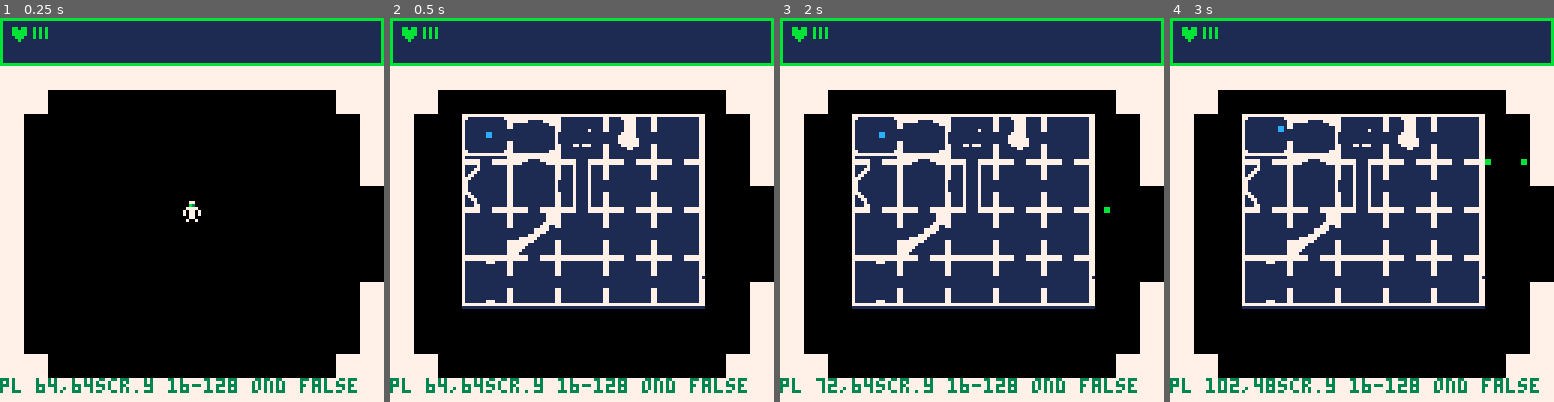
Above: before the commit, frames 1-4 (left to right).
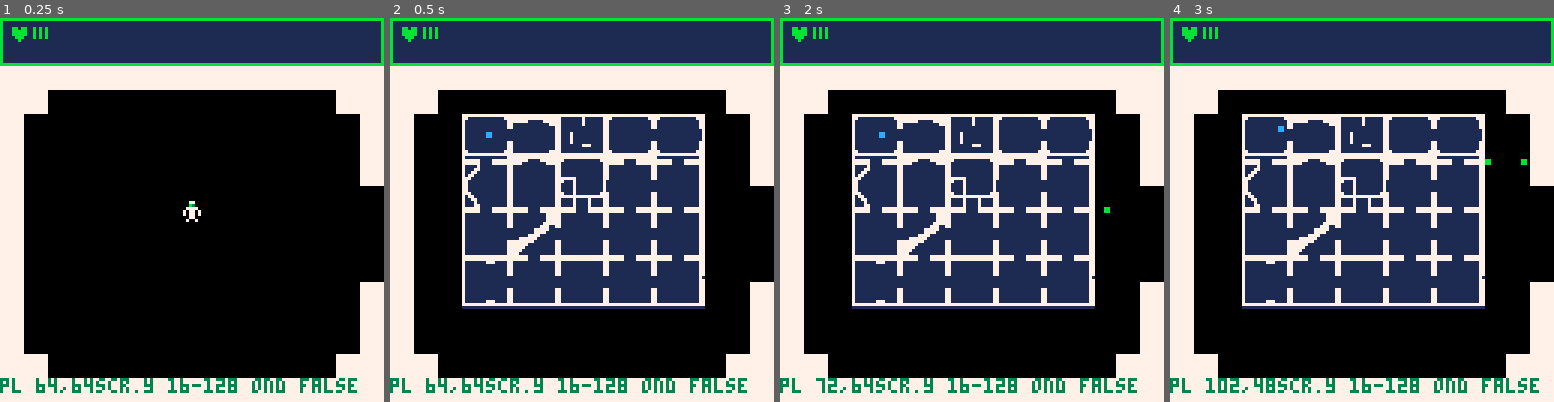
Above: after the commit, the same moments.

Repository: PedroMR/pico8
Game: PICO-8 cartridge ptron.p8
Two runs of this game, one before a commit and one after it. Both use one fixed random seed, a clock stepped at 60 frames per second and the inputs below.
Inputs:
- Up to frame 1 (0.25 s): no input
- Up to frame 2 (0.5 s): tap X (X key) at 0.33 s
- Up to frame 3 (2 s): tap O (Z key) at 0.7, 1.7 s; tap X (X key) at 1.07, 1.85 s; hold Right from 1.6 s (still down)
- Up to frame 4 (3 s): release Right at 2.1 s; tap O (Z key) at 2.1, 2.5, 2.9 s; hold Up 2.15-2.42 s; hold Right from 2.47 s (still down); tap X (X key) at 2.97 s

Frame 1 is identical in both runs. In frame 2, 1.3% of the frame differs, in the area x 43-82%, y 25-47%; in frame 3, 1.3%; in frame 4, 1.3%.

Commit message:
Mapping and added colored doors

Diff:
--- a/ptron.p8
+++ b/ptron.p8
@@ -426,7 +426,7 @@
    local coll, ct=coll_world(o)
    if coll then
     if(ct==2) add_explosion(o,{c=10,ttl=2,n=10})
-    del(ene_obj,o)
+    del(ene_bul,o)
    end
   else
 	  for b in all(pl_bul) do
@@ -693,14 +693,14 @@
 00000000000000000000000000000000000000000000000000000000000000000000000000000000000000000000000000000000000000000000000000000000
 00000000000000000000000000000000000000000000000000000000000000000000000000000000000000000000000000000000000000000000000000000000
 00000000000000000000000000000000000000000000000000000000000000000000000000000000000000000000000000000000000000000000000000000000
-77777777000000008888888800000000000000000000000000000000000000000000000000000000000000000000000000000000000000000000000000000000
-77777777000000008000000800000000000000000000000000000000000000000000000000000000000000000000000000000000000000000000000000000000
-77777777000000008000000800000000000000000000000000000000000000000000000000000000000000000000000000000000000000000000000000000000
-77777777000550008005500800000000000000000000000000000000000000000000000000000000000000000000000000000000000000000000000000000000
-77777777000550008005500800000000000000000000000000000000000000000000000000000000000000000000000000000000000000000000000000000000
-77777777000000008000000800000000000000000000000000000000000000000000000000000000000000000000000000000000000000000000000000000000
-77777777000000008000000800000000000000000000000000000000000000000000000000000000000000000000000000000000000000000000000000000000
-77777777000000008888888800000000000000000000000000000000000000000000000000000000000000000000000000000000000000000000000000000000
+77777777000000001111111188888888cccccccc0000000000000000000000000000000000000000000000000000000000000000000000000000000000000000
+77777777000000001000000180000008c000000c0000000000000000000000000000000000000000000000000000000000000000000000000000000000000000
+77777777000000001000000180000008c000000c0000000000000000000000000000000000000000000000000000000000000000000000000000000000000000
+77777777000550001005500180055008c005500c0000000000000000000000000000000000000000000000000000000000000000000000000000000000000000
+77777777000550001005500180055008c005500c0000000000000000000000000000000000000000000000000000000000000000000000000000000000000000
+77777777000000001000000180000008c000000c0000000000000000000000000000000000000000000000000000000000000000000000000000000000000000
+77777777000000001000000180000008c000000c0000000000000000000000000000000000000000000000000000000000000000000000000000000000000000
+77777777000000001111111188888888cccccccc0000000000000000000000000000000000000000000000000000000000000000000000000000000000000000
 00000000000000000000000000000000000000000000000000000000000000000000000000000000000000000000000000000000000000000000000000000000
 00000000000000000000000000000000000000000000000000000000000000000000000000000000000000000000000000000000000000000000000000000000
 00000000000000000000000000000000000000000000000000000000000000000000000000000000000000000000000000000000000000000000000000000000
@@ -790,37 +790,37 @@
 04040404040404040404040404040404040404040404040404040404040404040404040404040404040404040404040404040404040404040404040404040404
 04040404040404040404040404040404040404040404000000000404040404040000000000000000000000000000000000000000000000000000000000000000
 __gff__
-0000000000000000000000000000000000000000000000000000000000000000000000000000000000000000000000000000000000000000000000000000000005020500000000000000000000000000000000000000000000000000000000000000000000000000000000000000000000000000000000000000000000000000
+0000000000000000000000000000000000000000000000000000000000000000000000000000000000000000000000000000000000000000000000000000000005020505050000000000000000000000000000000000000000000000000000000000000000000000000000000000000000000000000000000000000000000000
 0000000000000000000000000000000000000000000000000000000000000000000000000000000000000000000000000000000000000000000000000000000000000000000000000000000000000000000000000000000000000000000000000000000000000000000000000000000000000000000000000000000000000000
 __map__
 4040404040404040404040404040404040404040404040404040404040404040404040404040404040404040404040404040404040404040404040404040404040404040404040404040404040404040404040404040404040404040404040400000000000000000000000000000000000000000000000000000000000000000
-4040000000000000000000000000404040404040404040404040404040404040400000000000000000000000000000404000000000404040404000000000004040000000000000000000000000000040400000000000000000000000000000400000000000000000000000000000000000000000000000000000000000000000
-4000000000000000000000000000004040404040404000000000004040404040400000000000000000000000000000404000000000004040404000000000004040000000000000000000000000000040400000000000000000000000000000400000000000000000000000000000000000000000000000000000000000000000
-4000000000000000000000000000004040000000000000000000000000404040400000000000000000000000000000404000000000004040404000000000004040000000000000000000000000000040400000000000000000000000000000400000000000000000000000000000000000000000000000000000000000000000
-4000000000000000000000000000004040000000000000000000000000000040400000000000000000000000000000404000000000004040404000000000004040000000000000000000000000000040400000000000000000000000000000400000000000000000000000000000000000000000000000000000000000000000
-4000000000000000000000000000004141000000000000000000110000000040400000000000000000004000000000404000000000004040404000000000004040000000000000000000000000000040400000000000000000000000000000400000000000000000000000000000000000000000000000000000000000000000
-4000000000000000000000000000004141000000000000000000000000000042410000000000000000000000000000000000000000404040404000000000000000000000000000000000000000000040400000000000000000000000000000000000000000000000000000000000000000000000000000000000000000000000
-4000000000000000000000000000004141000000000000100000000000000042410000000000000000000000000000000000000040404040404000000000000000000000000000000000000000000040400000000000000000000000000000000000000000000000000000000000000000000000000000000000000000000000
-4000000000000000000000000000004141000000000000000000000000000042410000000000000000000000000000000000000040404040404040000000000000000000000000000000000000000040400000000000000000000000000000000000000000000000000000000000000000000000000000000000000000000000
-4000000000000000000000000000004040000000000000000000000000000042410000000000000000000000000000000000000040404040404040000000000000000000000000000000000000000040400000000000000000000000000000000000000000000000000000000000000000000000000000000000000000000000
-4000000000000000000000000000004040000000000000000000000000000040400000000040400040404000000000404000000000404040404040000000004040000000000000000000000000000040400000000000000000000000000000400000000000000000000000000000000000000000000000000000000000000000
-4000000000000000000000000000004040000000000000000000000000000040400000000000000000000000000000404000000000000040400000000000004040000000000000000000000000000040400000000000000000000000000000400000000000000000000000000000000000000000000000000000000000000000
-4040000000000000000000000000404040000000000000000000000000404040400000000000000000000000000000404000000000000000000000000000004040000000000000000000000000000040400000000000000000000000000000400000000000000000000000000000000000000000000000000000000000000000
-4040404040404040404040404040404040404040404042424242404040404040400000000000000000000000000000404000000000000000000000000000004040000000000000000000000000000040400000000000000000000000000000400000000000000000000000000000000000000000000000000000000000000000
-4000000000000000000000000000004040404040404042424242404040404040400000000000000000000000000000404000000000000000000000000000004040000000000000000000000000000040400000000000000000000000000000400000000000000000000000000000000000000000000000000000000000000000
-4040404040400000000040404040404040404040404000000000404040404040404040404040000000004040404040404040404040400000000040404040404040404040404000000000404040404040404040404040000000004040404040400000000000000000000000000000000000000000000000000000000000000000
-4040404040400000000040404040404040404040000000000000000040404040404040404040000000004040404040404040404040400000000040404040404040404040404000000000404040404040404040404040000000004040404040400000000000000000000000000000000000000000000000000000000000000000
-4000000000400000000000000000004040000000000000000000000000000040400000000040000000004000000000404000000000000000000000000000004040000000000000000000000000000040400000000000000000000000000000400000000000000000000000000000000000000000000000000000000000000000
-4000000040400000000000000000004040000000000000000000000000000040400000000040000000004000000000404000000000000000000000000000004040000000000000000000000000000040400000000000000000000000000000400000000000000000000000000000000000000000000000000000000000000000
-4000004040000000000000000000004040000000000000000000000000000040400000000040000000004000000000404000000000000000000000000000004040000000000000000000000000000040400000000000000000000000000000400000000000000000000000000000000000000000000000000000000000000000
-4000404000000000000000000000004040000000000000000000000000000040400000000040000000004000000000404000000000000000000000000000004040000000000000000000000000000040400000000000000000000000000000400000000000000000000000000000000000000000000000000000000000000000
-4040400000000000000000000000004040000000000000000000000000000040400000000040000000004000000000404000000000000000000000000000004040000000000000000000000000000040400000000000000000000000000000400000000000000000000000000000000000000000000000000000000000000000
-4040000000000000000000000000004040000000000000000000000000000042410000000040000000004000000000000000000000000000000000000000000000000000000000000000000000000040400000000000000000000000000000000000000000000000000000000000000000000000000000000000000000000000
-4040000000000000000000000000004040000000000000000000000000000042410000000040000000004000000000000000000000000000000000000000000000000000000000000000000000000040400000000000000000000000000000000000000000000000000000000000000000000000000000000000000000000000
-4040000000000000000000000000004040000000000000000000000000000042410000000040000000004000000000000000000000000000000000000000000000000000000000000000000000000040400000000000000000000000000000000000000000000000000000000000000000000000000000000000000000000000
-4040000000000000000000000000004040000000000000000000000000000042410000000040000000004000000000000000000000000000000000000000000000000000000000000000000000000040400000000000000000000000000000000000000000000000000000000000000000000000000000000000000000000000
-4040400000000000000000000000004040000000000000000000000000000040400000000040000000004000000000404000000000000000000000000000004040000000000000000000000000000040400000000000000000000000000000400000000000000000000000000000000000000000000000000000000000000000
-4000404000000000000000000000004040000000000000000000000000000040400000000040000000004000000000404000000000000000000000000000004040000000000000000000000000000040404000000000000000000000000000400000000000000000000000000000000000000000000000000000000000000000
+4040000000000000000000000000404040404040404040404040404040404040400000000000000040000000000000404040000000000000000000000000404040400000000000000000000000004040400000000000000000000000000000400000000000000000000000000000000000000000000000000000000000000000
+4000000000000000000000000000004040404040404000000000004040404040400000000000000040000000000000404000000000000000000000000000004040000000000000000000000000000040400000000000000000000000000000400000000000000000000000000000000000000000000000000000000000000000
+4000000000000000000000000000004040000000000000000000000000404040400000000000000040000000000000404000000000000000000000000000004040000000000000000000000000000040400000000000000000000000000000400000000000000000000000000000000000000000000000000000000000000000
+4000000000000000000000000000004040000000000000000000000000000040400000000000000000000000110000404000000000000000000000000000004040000000000000000000000000000040400000000000000000000000000000400000000000000000000000000000000000000000000000000000000000000000
+4000000000000000000000000000004141000000000000000000100000000040400000000000000000000000000000404000000000000000000000000000004141000000000000000000000000000041400000000000000000000000000000400000000000000000000000000000000000000000000000000000000000000000
+4000000000000000000000000000004141000000000000000000000000000042420000004000000000000000000000444400000000000000000000000000004141000000000000000000000000000041400000000000000000000000000000000000000000000000000000000000000000000000000000000000000000000000
+4000000000000000000000000000004141000000000000000000000000000042420000004000000000000000000000444400000000000000000000000000004141000000000000000000000000000041400000000000000000000000000000000000000000000000000000000000000000000000000000000000000000000000
+4000000000000000000000000000004141000000000000000000000000000042420000004000000000000000000000444400000000000000000000000000004141000000000000000000000000000041400000000000000000000000000000000000000000000000000000000000000000000000000000000000000000000000
+4000000000000000000000000000004040000000000000000000000000000042420000004000000000000000000000444400000000000000000000000000004040000000000000000000000000000040400000000000000000000000000000000000000000000000000000000000000000000000000000000000000000000000
+4000000000000000000000000000004040000000000000000010000000000040400000000000000040404000000000404000000000000000000000000000004040000000000000000000000000000040400000000000000000000000000000400000000000000000000000000000000000000000000000000000000000000000
+4000000000000000000000000000004040000000000000000000000000000040400000000000000000000000000000404000000000000000000000000000004040000000000000000000000000000040400000000000000000000000000000400000000000000000000000000000000000000000000000000000000000000000
+4040000000000000000000000000404040000000000000000000000000404040400000000000000000000000000000404040000000000000000000000000404040400000000000000000000000004040400000000000000000000000000000400000000000000000000000000000000000000000000000000000000000000000
+4040404040404040404040404040404040404040404043434343404040404040404040404040424242424040404040404040404040404040404040404040404040404040404040404040404040404040400000000000000000000000000000400000000000000000000000000000000000000000000000000000000000000000
+4000000000000000000000000000004040404040404042424242404040404040404040404040424242424040404040404040404040404040404040404040404040000000000000000000000000000040400000000000000000000000000000400000000000000000000000000000000000000000000000000000000000000000
+4040404040400000000040404040404040404040404000000000404040404040404000000000000000000000000040404040404040400000000040404040404040404040404000000000404040404040404040404040000000004040404040400000000000000000000000000000000000000000000000000000000000000000
+4040404040400000000040404040404040404040000000000000000040404040400000000000000000000000000000404040404040400000000040404040404040404040404000000000404040404040404040404040000000004040404040400000000000000000000000000000000000000000000000000000000000000000
+4000000000400000000000000000004040000000000000000000000000000040400000000000000000000000000000404000000000000000000000000000004040000000000000000000000000000040400000000000000000000000000000400000000000000000000000000000000000000000000000000000000000000000
+4000000040400000000000000000004040000000000000000000000000000040400000000000000000000000000000404000000000000000000000000000004040000000000000000000000000000040400000000000000000000000000000400000000000000000000000000000000000000000000000000000000000000000
+4000004040000000000000000000004040000000000000000000000000000040400010000000000000000000000000404000000000000000000000000000004040000000000000000000000000000040400000000000000000000000000000400000000000000000000000000000000000000000000000000000000000000000
+4000404000000000000000000000004040000000000000000000000000000040400000000000000000000000000000404000000000000000000000000000004040000000000000000000000000000040400000000000000000000000000000400000000000000000000000000000000000000000000000000000000000000000
+4040400000000000000000000000004040000000000000000000000000000040404040404040000000000010000000404000000000000000000000000000004040000000000000000000000000000040400000000000000000000000000000400000000000000000000000000000000000000000000000000000000000000000
+4040000000000000000000000000004040000000000000000000000000000042404000000040000000000000000000400000000000000000000000000000000000000000000000000000000000000040400000000000000000000000000000000000000000000000000000000000000000000000000000000000000000000000
+4040000000000000000000000000004040000000000000000000000000000042400000000044000000000000000000400000000000000000000000000000000000000000000000000000000000000040400000000000000000000000000000000000000000000000000000000000000000000000000000000000000000000000
+4040000000000000000000000000004040000000000000000000000000000042400000000044000000000000110000400000000000000000000000000000000000000000000000000000000000000040400000000000000000000000000000000000000000000000000000000000000000000000000000000000000000000000
+4040000000000000000000000000004040000000000000000000000000000042400000000044000000000000000000400000000000000000000000000000000000000000000000000000000000000040400000000000000000000000000000000000000000000000000000000000000000000000000000000000000000000000
+4040400000000000000000000000004040000000000000000000000000000040404000000040000000000000000040404000000000000000000000000000004040000000000000000000000000000040400000000000000000000000000000400000000000000000000000000000000000000000000000000000000000000000
+4000404000000000000000000000004040000000000000000000000000000040404040404040404040404040404040404000000000000000000000000000004040000000000000000000000000000040404000000000000000000000000000400000000000000000000000000000000000000000000000000000000000000000
 4000004040000000000000000000004040000000000000000000000000000040400000000040000000004000000000404000000000000000000000000000004040000000000000000000000000000040400000000000000000000000000000400000000000000000000000000000000000000000000000000000000000000000
 4000000040000000000000000000004040000000000000000000000000000040400000000040000000004000000000404000000000000000000000000000004040000000000000000000000000000040400000000000000000000000000000400000000000000000000000000000000000000000000000000000000000000000
 4000000040400000000000000000004040000000000000000000000000000040400000000040000000004000000000404000000000000000000000000000004040000000000000000000000000000040400000000000000000000000000000400000000000000000000000000000000000000000000000000000000000000000
Not shown, added: .gitignore
